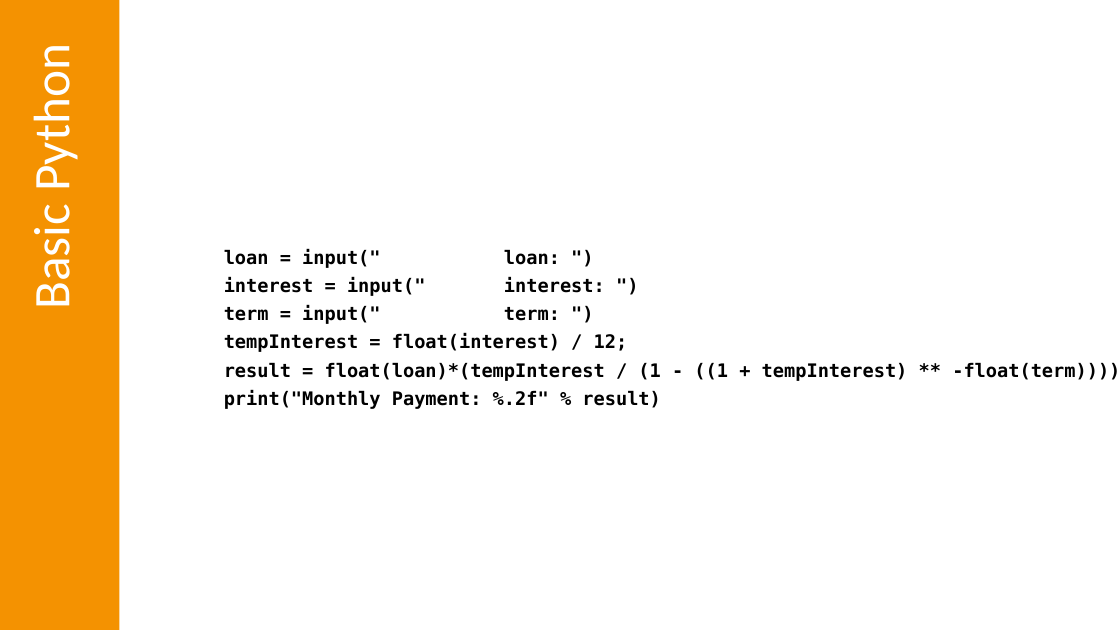
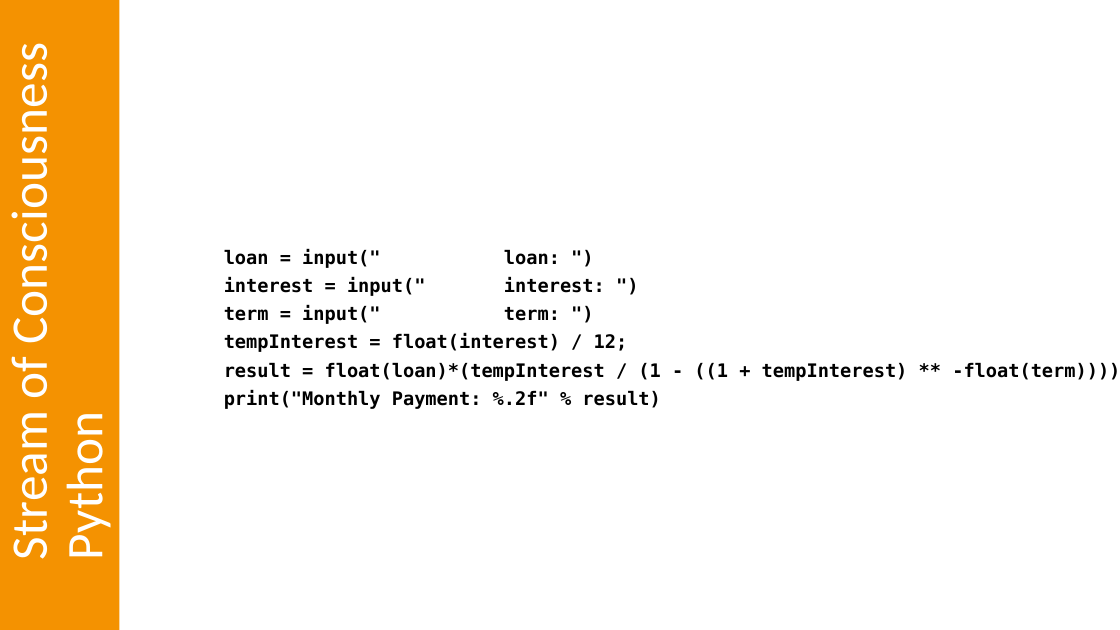
Before and after one commit to Sebas-gatica-dev/JCP_EC_Education_WG_Presentation, a slide deck: slide 20 of Java in Education For JUGs Without Notes.pptx. Drawn at 1120x630 pixels with LibreOffice and Linux fonts; fonts in the diff are those of the drawing. Boxes give left, top, right and bottom in pixels: in the first picture for what was removed or moved away, otherwise in the second. Text is boxed around its words. In the diff, an @@ line names an element or a change of style, - is before the commit and + after.

```diff
--- a/Java in Education For JUGs Without Notes.pptx
+++ b/Java in Education For JUGs Without Notes.pptx
@@ text at box(0, 73, 117, 556): text changed @@
-Basic Python
+Stream of Consciousness Python
```
Also in this commit, not shown: 7 other slides changed, 1 other file.
